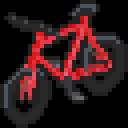
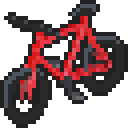
Before/after of a 128x128 layered artwork. What changed in the layer stack:
painted on "Bike" over [4, 72, 28, 84]
painted on "outline" over [0, 68, 16, 84]
hid "Background" over [0, 0, 128, 128]
